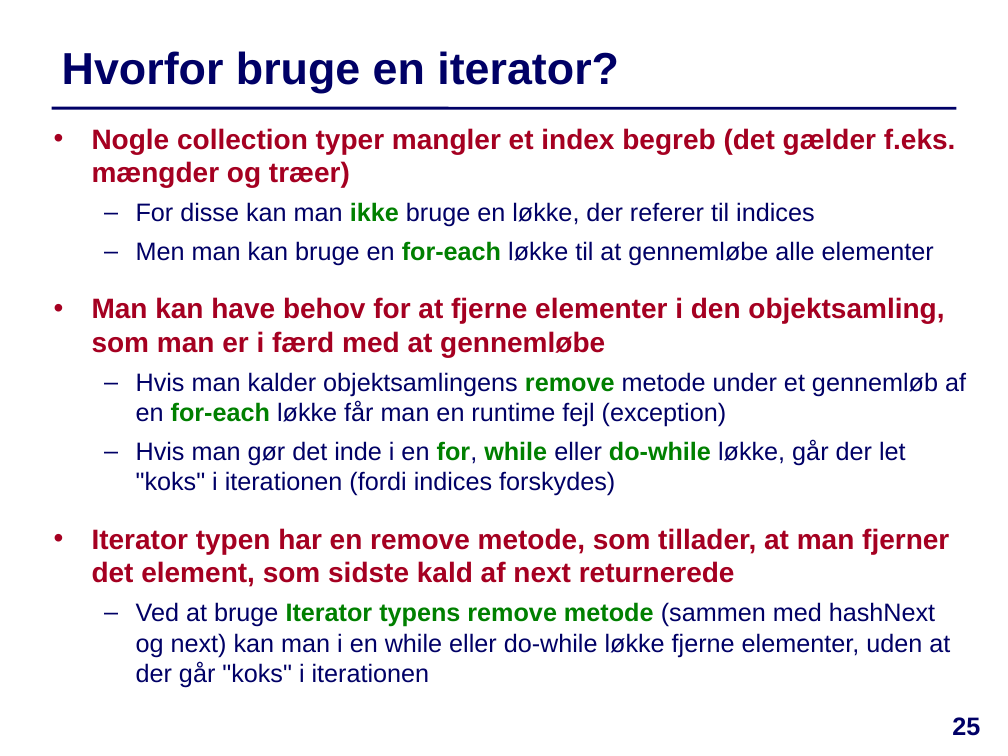
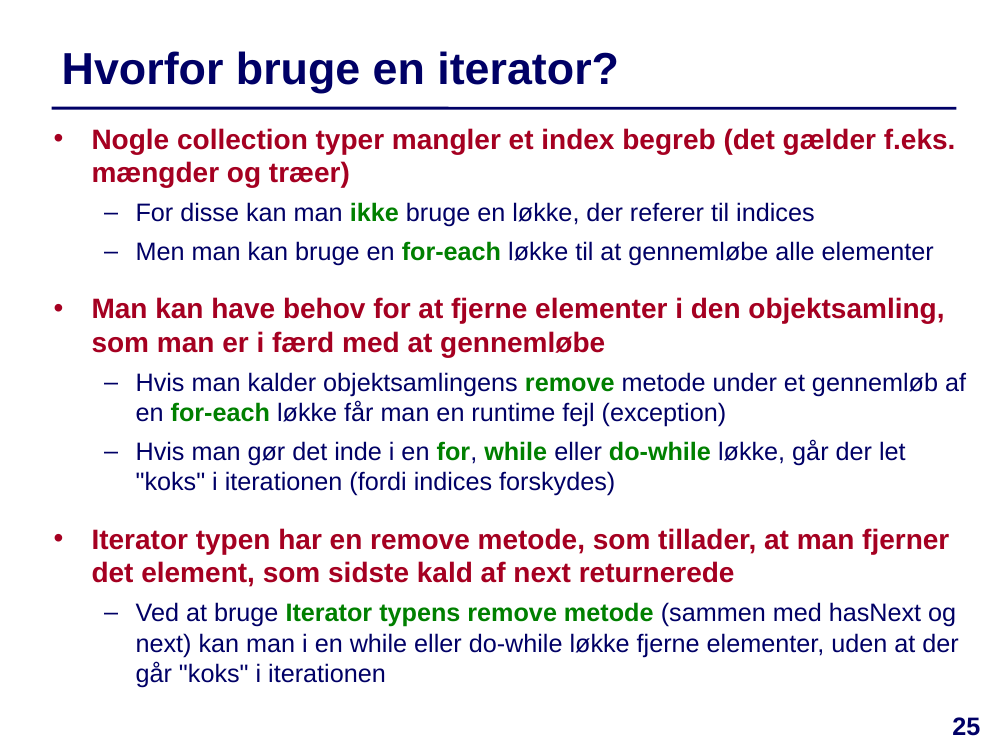
Before and after one commit to IntProgAU/Materiale, a slide deck: slide 25 of web/e24/uge_3b/Slides-Uge3-Torsdag.pptx. Drawn at 1008x756 pixels with LibreOffice and Linux fonts; fonts in the diff are those of the drawing. Boxes give left, top, right and bottom in pixels: in the first picture for what was removed or moved away, otherwise in the second. Text is boxed around its words. In the diff, an @@ line names an element or a change of style, - is before the commit and + after.

```diff
--- a/web/e24/uge_3b/Slides-Uge3-Torsdag.pptx
+++ b/web/e24/uge_3b/Slides-Uge3-Torsdag.pptx
@@ text at [136,602,958,687]: text changed @@
-  – Ved at bruge Iterator typens remove metode (sammen med hashNext og next) kan man i en while eller do-while løkke fjerne elementer, uden at der går "koks" i iterationen
+  – Ved at bruge Iterator typens remove metode (sammen med hasNext og next) kan man i en while eller do-while løkke fjerne elementer, uden at der går "koks" i iterationen
```
Also in this commit, not shown: 1 other file.
